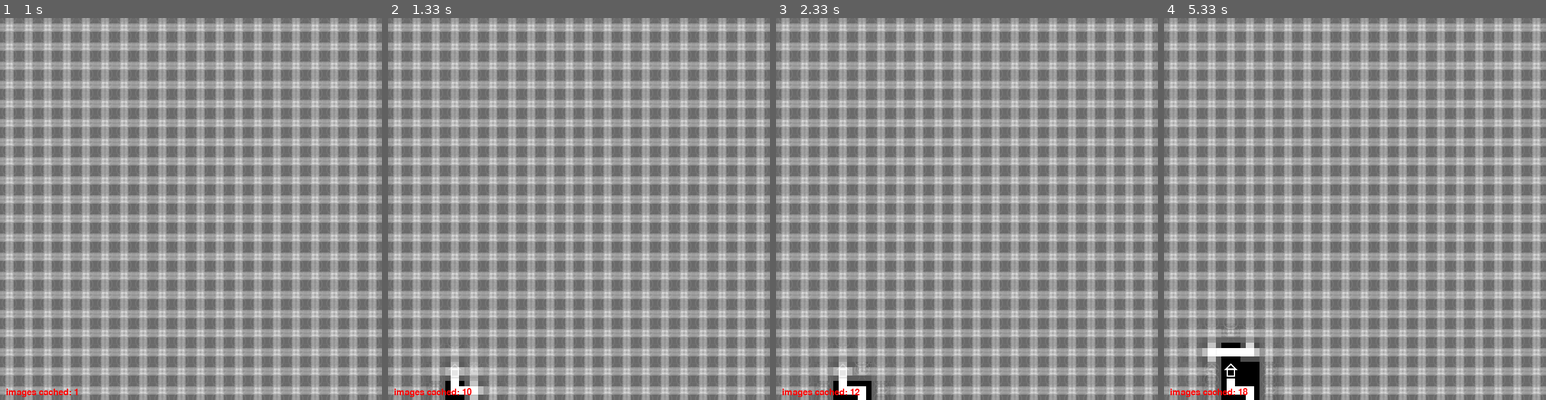
Above: before the commit, frames 1-4 (left to right).
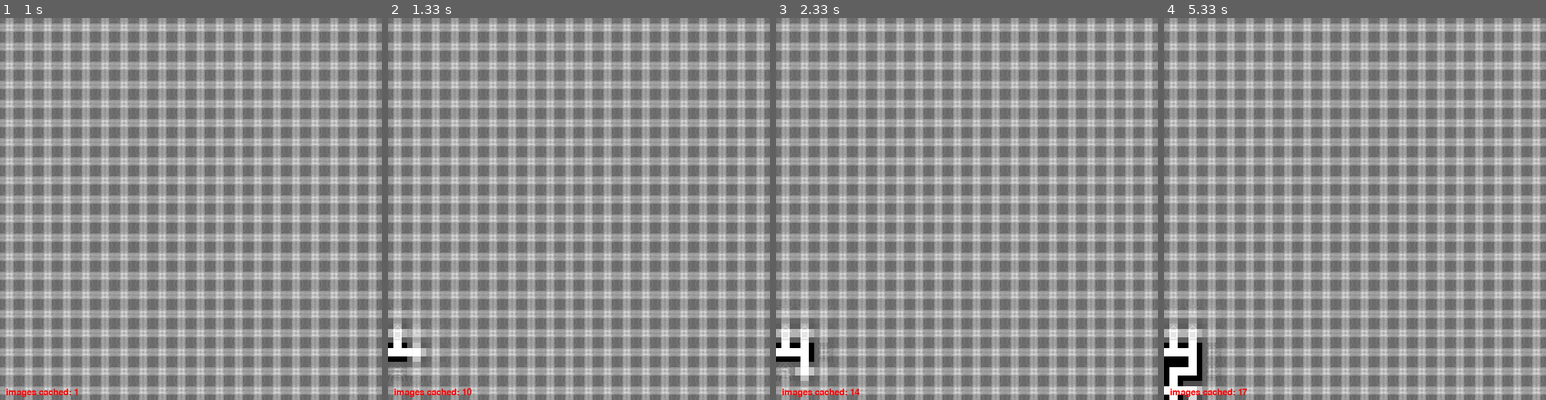
Above: after the commit, the same moments.

Repository: bobbarnes1981/PyGameWaveFunctionCollapse
Game: pygame game, started from wfc/__main__.py
The game is run twice, just before and just after one commit, with the same random seed, the same clock (stepped at 60 frames per second) and the same inputs.
Inputs:
- Up to frame 1 (1 s): no input
- Up to frame 2 (1.33 s): no input
- Up to frame 3 (2.33 s): no input
- Up to frame 4 (5.33 s): no input

Frame 1 is identical in both runs. In frame 2, 1.2% of the frame differs, in the area x 0-25%, y 80-100%; in frame 3, 1.8%; in frame 4, 3.6%, in the area x 0-29%, y 80-100%.

Commit message:
allow specify random seed

Diff:
--- a/wfc/__main__.py
+++ b/wfc/__main__.py
@@ -17,6 +17,7 @@
     parser.add_argument('--shownumbers', required=False, default=False, dest='shownumbers', action='store_true')
     parser.add_argument('--showchanged', required=False, default=False, dest='showchanged', action='store_true')
     parser.add_argument('--wrap', required=False, default=False, dest='wrap', action='store_true')
+    parser.add_argument('-s', '--seed', type=int, required=False, default=None, dest='seed')
     args = parser.parse_args()
 
     loglevel = getattr(logging, args.logging, None)
@@ -67,6 +68,6 @@
         'ewwall': { 'rules':  { 'n': blank_connect_n, 'e': wall_connect_e, 's': blank_connect_s, 'w': wall_connect_w }, 'weight': 0.12 }
     }
     t = solver.TileSet(tiles)
-    s = solver.Solver(t, args.wrap)
+    s = solver.Solver(t, args.seed, args.wrap)
     a = solver.App(s, args.delay, args.shownumbers, args.showchanged)
     a.on_execute()
--- a/wfc/solver.py
+++ b/wfc/solver.py
@@ -2,6 +2,7 @@
 import os
 import pygame
 import random
+import sys
 import time
 
 COLOUR_WHITE = (255,255,255)
@@ -50,9 +51,15 @@
         return self._c
 
 class Solver(object):
-    def __init__(self, tileset: TileSet, wrap=False):
+    def __init__(self, tileset: TileSet, seed: int, wrap=False):
         self._tileset = tileset
         self._wrap = wrap
+        self._seed = seed
+        if self._seed == None:
+            self._seed = random.randrange(sys.maxsize)
+        self._random = random.Random(self._seed)
+
+        logging.info('seed is {0}'.format(self._seed))
 
         self._grid = []
         for r in range(0, TILE_Y):
@@ -75,6 +82,9 @@
         self._firstchanged = None
         self._checked = []
         self._changed = []
+    @property
+    def seed(self):
+        return self._seed
     def get_cell(self, r: int, c: int) -> Cell:
         return self._grid[r][c]
     def get_image(self, tile_name: str) -> pygame.Surface:
@@ -109,10 +119,10 @@
             data = [d for d in data if len(d.choices) == num_choices]
             logging.info('num cells {0}'.format(len(data)))
             # pick random cell with least choices
-            cell = random.choice(data)
+            cell = self._random.choice(data)
             # select one of the options
             w = list(map(self._tileset.weight, cell.choices))
-            chosen_tile = random.choices(cell.choices, weights=w, k=1)[0]
+            chosen_tile = self._random.choices(cell.choices, weights=w, k=1)[0]
             # should we check before choosing that it's still valid
             cell.choices = [chosen_tile]
             # flag as first changed
@@ -260,7 +270,7 @@
         self._image_cache = {}
     def on_init(self) -> None:
         pygame.init()
-        pygame.display.set_caption("Solver")
+        pygame.display.set_caption("Solver (Seed:{0})".format(self._solver.seed))
         self._display_surf = pygame.display.set_mode(self._size, pygame.HWSURFACE | pygame.DOUBLEBUF)
         self._running = True
         #self.font = pygame.font.SysFont('courier.ttf', 72)
